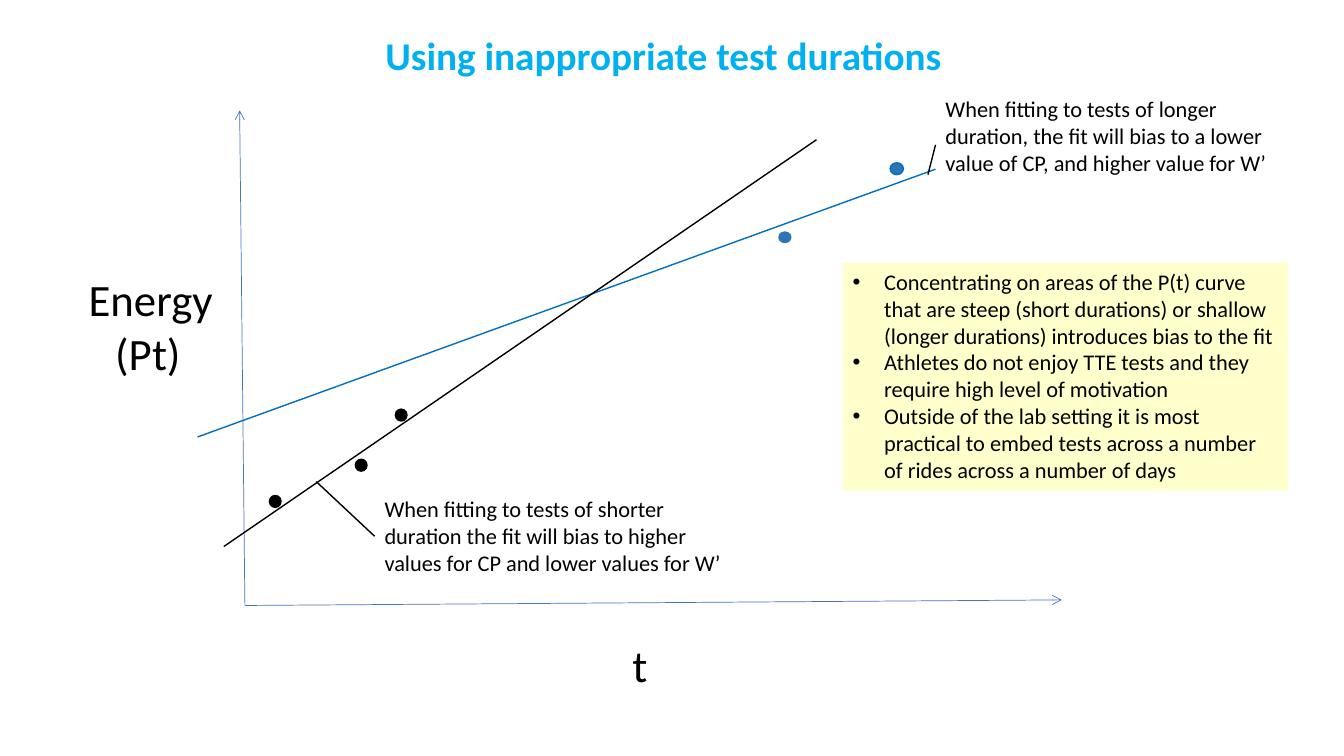
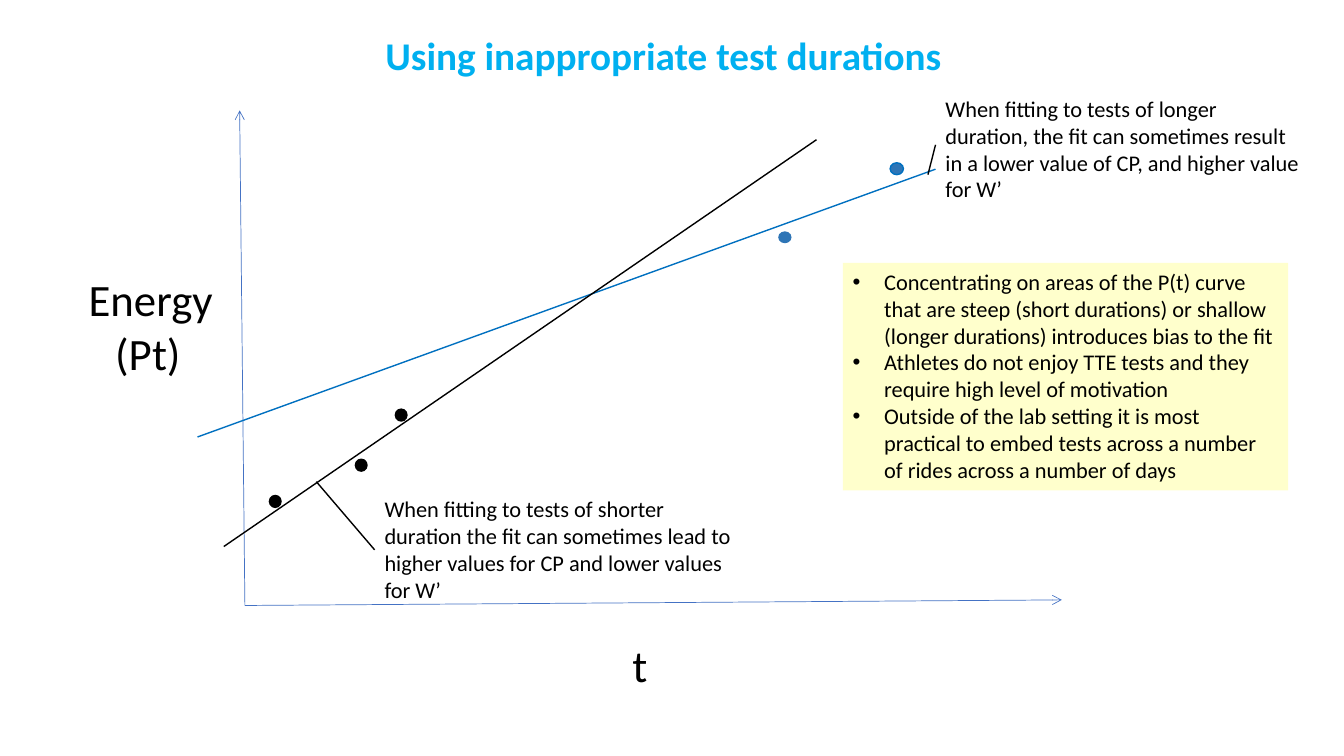
Before and after one commit to GoldenCheetah/GoldenCheetah, a slide deck: slide 11 of doc/user/CP Model Explainer.pptx. Drawn at 1344x756 pixels with LibreOffice and Linux fonts; fonts in the diff are those of the drawing. Boxes give left, top, right and bottom in pixels: in the first picture for what was removed or moved away, otherwise in the second. Text is boxed around its words. In the diff, an @@ line names an element or a change of style, - is before the commit and + after.

```diff
--- a/doc/user/CP Model Explainer.pptx
+++ b/doc/user/CP Model Explainer.pptx
@@ text at <box>945,101,1298,197</box>: text changed @@
-When fitting to tests of longer duration, the fit will bias to a lower value of CP, and higher value for W’
+When fitting to tests of longer duration, the fit can sometimes result in a lower value of CP, and higher value for W’
@@ line moved from (375, 536) - (317, 482) to (375, 549) - (317, 482) @@
@@ text at <box>385,501,730,598</box>: text changed @@
-When fitting to tests of shorter duration the fit will bias to higher values for CP and lower values for W’
+When fitting to tests of shorter duration the fit can sometimes lead to higher values for CP and lower values for W’
```
Also in this commit, not shown: 2 other slides changed, 9 slides added.
